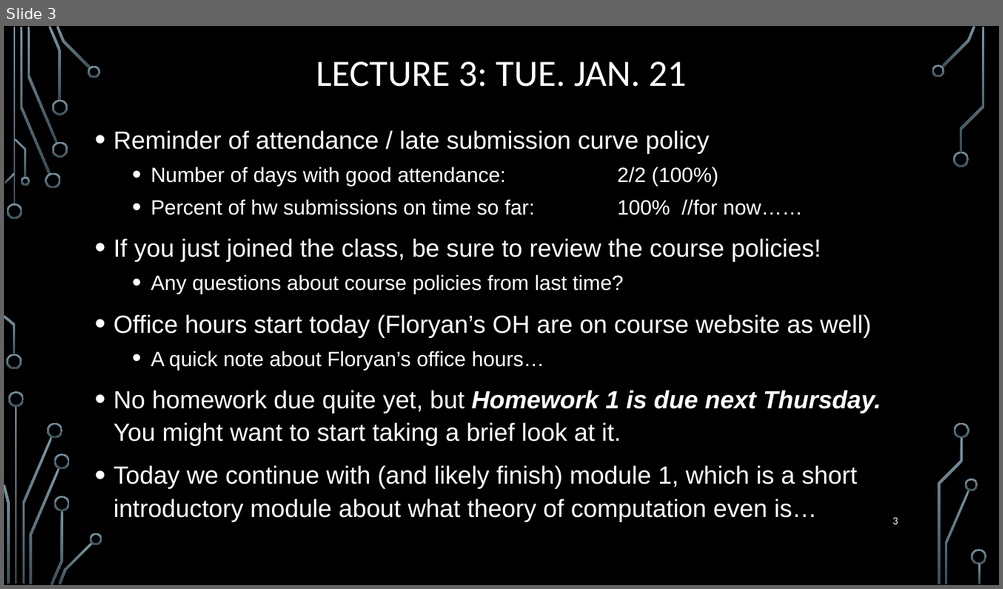
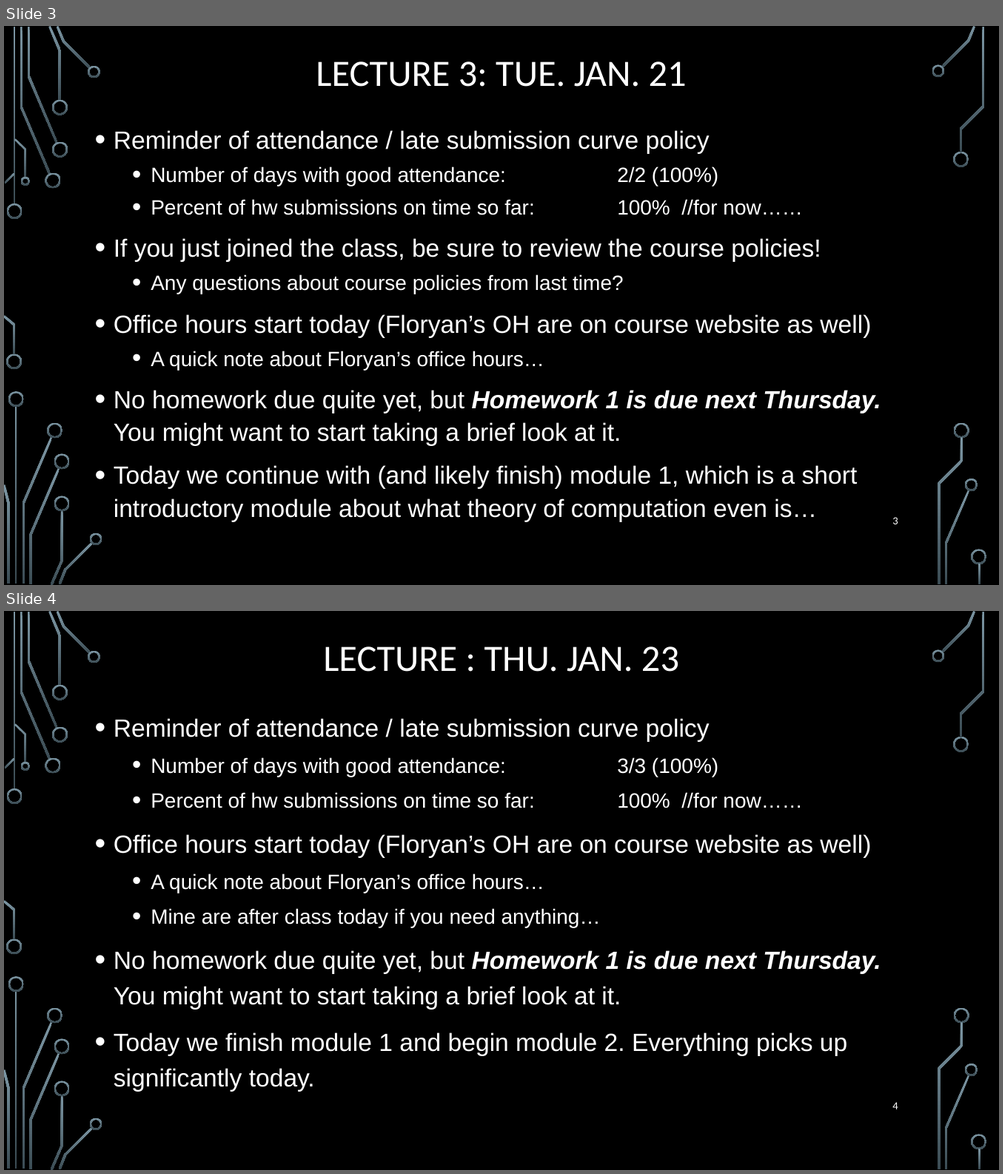
Before and after one commit to markfloryan/dmt2, a slide deck: slides/00-DailyAnnouncements.pptx. Shown one above the other, each under a label of ours: slide 3 before the commit, slides 3 and 4 after it. The pictures are 1003x589 and 1003x1174 pixels, drawn with LibreOffice and Linux fonts; fonts in the diff are those of the drawing; background and template pictures are left out. Boxes give left, top, right and bottom in pixels: in the first picture for what was removed or moved away, otherwise in the second. Text is boxed around its words. In the diff, an @@ line names an element or a change of style, - is before the commit and + after.

Commit message:
announce

```diff
--- a/slides/00-DailyAnnouncements.pptx
+++ b/slides/00-DailyAnnouncements.pptx
@@ slide 4 added at [4,611,999,1170], background picture (left out); not listed: 36 template elements that a slide beside it also shows @@
@@ title added at [323,647,679,672], 36 pt, text #FFFFFF @@
+LECTURE : THU. JAN. 23
@@ text added at [114,718,880,1092], 24 pt, text #FFFFFF @@
+• Reminder of attendance / late submission curve policy
+  • Number of days with good attendance: 3/3 (100%)
+  • Percent of hw submissions on time so far: 100% //for now……
+• Office hours start today (Floryan’s OH are on course website as well)
+  • A quick note about Floryan’s office hours…
+  • Mine are after class today if you need anything…
+• No homework due quite yet, but Homework 1 is due next Thursday. You might want to start taking a brief look at it.
+• Today we finish module 1 and begin module 2. Everything picks up significantly today.
@@ page number added at [892,1102,897,1110], 10.5 pt, text #FFFFFF @@
+4
```
